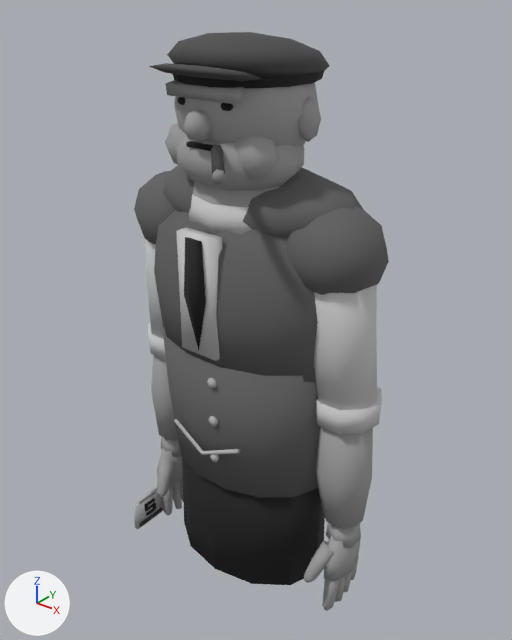
The glTF model art/models/characters/bosses/pit_boss/pit_boss_mobile.glb: old version first, new version second.
Camera for both pictures: a 50 mm camera at (0.665, -0.82, 0.756) aimed at (0.007, 0.003, 0.245). Arrows for +X, +Y and +Z are at lower left; the lights stay in place. The older version comes first. Vertices at exactly the same position are counted once.

Names of what the first picture shows: 'PitBoss_Body', 'PitBoss_Cap', 'PitBoss_Head', 'PitBoss_Plaque'.
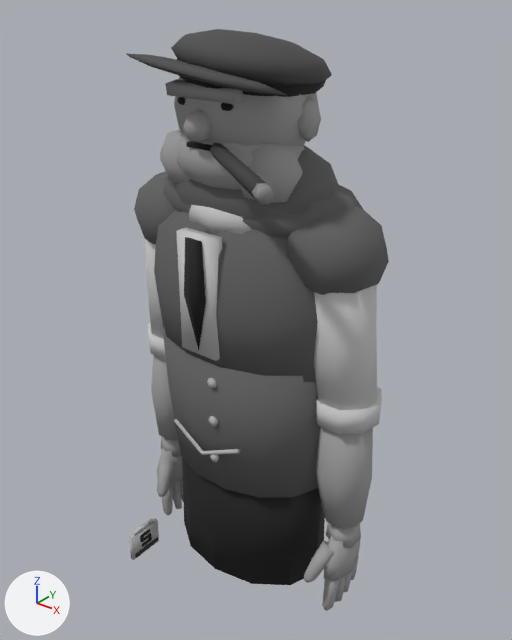
Edits to the bpy script that builds the scene:
```text
Change me_pitboss_body:
    used by ob_pitboss_body; location = (0.0, 0.0, 0.0)
    remove me_pitboss_body.from_pydata(...)  # 910 vertices, 1674 faces; spans x -0.24..0.24, y -0.141..0.127, z -0.256..0.509
    add me_pitboss_body.from_pydata(...)  # 972 vertices, 1794 faces; spans x -0.24..0.24, y -0.141..0.127, z -0.256..0.555
    me_pitboss_body part 1: a new loose piece, a UV sphere (12 segments, 6 rings, poles along z) spanning x -0.152..0.152, y -0.095..0.095, z 0.385..0.555, in mat_pitboss_vest (dark grey #616161)
Change me_pitboss_cap:
    used by ob_pitboss_cap; location = (0.0, 0.0, 0.0)
    remove me_pitboss_cap.from_pydata(...)  # 125 vertices, 216 faces; spans x -0.113..0.113, y -0.152..0.106, z 0.613..0.687
    add me_pitboss_cap.from_pydata(...)  # 125 vertices, 216 faces; spans x -0.118..0.128, y -0.174..0.106, z 0.61..0.689
    me_pitboss_cap part 2: the loose piece of 26 vertices spanning x -0.107..0.107, y -0.111..0.102, z 0.626..0.64 is turned 7 degrees about the y axis through its middle, then moved by (0.004, 0.0, 0.0)
    me_pitboss_cap part 3: the loose piece of 32 vertices spanning x -0.086..0.086, y -0.152..-0.044, z 0.63..0.654 is multiplied about its middle by the matrix ((1.434, -0.006, 0.123), (0.0, 1.265, -0.047), (-0.176, -0.046, 1.001)), then moved by (0.005, -0.007, 0.0)
    me_pitboss_cap part 4: the loose piece of 67 vertices spanning x -0.113..0.113, y -0.113..0.106, z 0.613..0.687 is turned 7 degrees about the y axis through its middle, then moved by (0.006, 0.0, 0.0)
Change me_pitboss_head:
    used by ob_pitboss_head; location = (0.0, 0.0, 0.0)
    remove me_pitboss_head.from_pydata(...)  # 404 vertices, 756 faces; spans x -0.117..0.117, y -0.179..0.086, z 0.47..0.682
    add me_pitboss_head.from_pydata(...)  # 404 vertices, 756 faces; spans x -0.127..0.184, y -0.202..0.086, z 0.466..0.682
    me_pitboss_head part 5: the loose piece of 23 vertices spanning x -0.101..-0.019, y -0.097..-0.04, z 0.5..0.57 is scaled about its middle by (1.33, 1.4, 1.31), then moved by (-0.012, 0.016, -0.023)
    me_pitboss_head part 6: the loose piece of 23 vertices spanning x 0.019..0.101, y -0.097..-0.04, z 0.5..0.57 is scaled about its middle by (1.33, 1.4, 1.31), then moved by (0.012, 0.016, -0.023)
    me_pitboss_head part 7: the loose piece of 14 vertices spanning x 0.076..0.096, y -0.179..-0.159, z 0.522..0.54 is multiplied about its middle by the matrix ((1.276, -0.375, -0.161), (0.366, 1.286, -0.091), (0.18, 0.043, 1.327)), then moved by (0.086, -0.02, -0.002)
    me_pitboss_head part 8: 13 of 404 vertices moved; they spanned x 0.02..0.088, y -0.171..-0.099, z 0.524..0.553 and now span x 0.021..0.171, y -0.195..-0.096, z 0.52..0.555; mean shift (0.045, -0.011, -0.001); largest move (0.077, -0.168, 0.526) -> (0.161, -0.19, 0.52)
Change me_pitboss_plaque:
    used by ob_pitboss_plaque; location = (0.0, 0.0, 0.0)
    remove me_pitboss_plaque.from_pydata(...)  # 104 vertices, 156 faces; spans x -0.219..-0.205, y -0.108..-0.036, z -0.245..-0.182
    add me_pitboss_plaque.from_pydata(...)  # 104 vertices, 156 faces; spans x -0.219..-0.205, y -0.126..-0.054, z -0.313..-0.25
    me_pitboss_plaque part 9: the whole mesh is moved by (0.0, -0.018, -0.068)
```

Boxes [x1, y1, x2, y2] around the edits, measured in the pictures (512 x 640 px; the box of a moved part takes in the faces that stretch with it):
'PitBoss_Body', reshaped
    before: [134, 165, 389, 611]
    after: [134, 145, 389, 611]
'PitBoss_Head', reshaped (15% taller)
    before: [165, 80, 321, 191]
    after: [160, 77, 321, 205]
'PitBoss_Cap', reshaped (14% wider, 21% taller)
    before: [149, 32, 330, 88]
    after: [126, 29, 332, 97]
'PitBoss_Plaque', moved
    before: [133, 488, 163, 529]
    after: [129, 518, 159, 560]
part 1 of me_pitboss_body, added
    after: [167, 145, 339, 221]
part 2 of me_pitboss_cap, moved or reshaped
    before: [172, 71, 324, 88]
    after: [176, 59, 326, 97]
part 3 of me_pitboss_cap, moved or reshaped
    before: [149, 63, 263, 81]
    after: [126, 53, 287, 95]
part 4 of me_pitboss_cap, moved or reshaped
    before: [167, 32, 330, 77]
    after: [171, 29, 332, 86]
part 5 of me_pitboss_head, moved or reshaped
    before: [165, 123, 186, 164]
    after: [160, 129, 190, 184]
part 6 of me_pitboss_head, moved or reshaped
    before: [234, 137, 280, 180]
    after: [239, 144, 303, 203]
part 7 of me_pitboss_head, moved or reshaped
    before: [212, 169, 226, 185]
    after: [252, 183, 275, 205]
part 8 of me_pitboss_head, moved or reshaped
    before: [211, 144, 225, 174]
    after: [210, 143, 266, 199]
